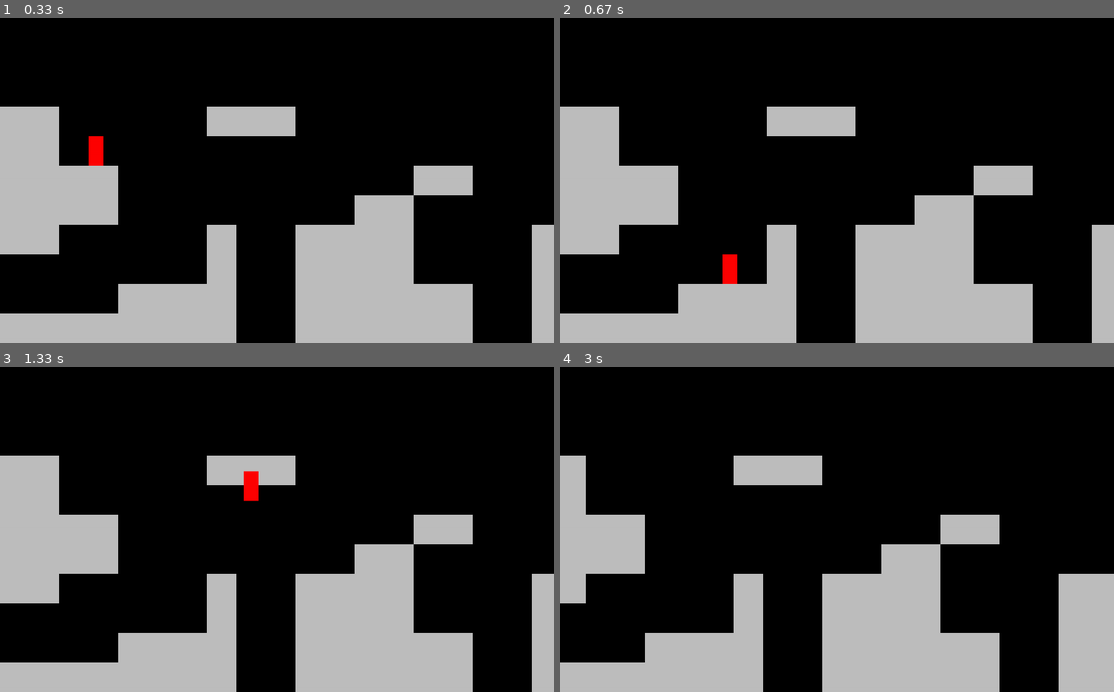
Above: before the commit, frames 1-4 (two rows, left to right).
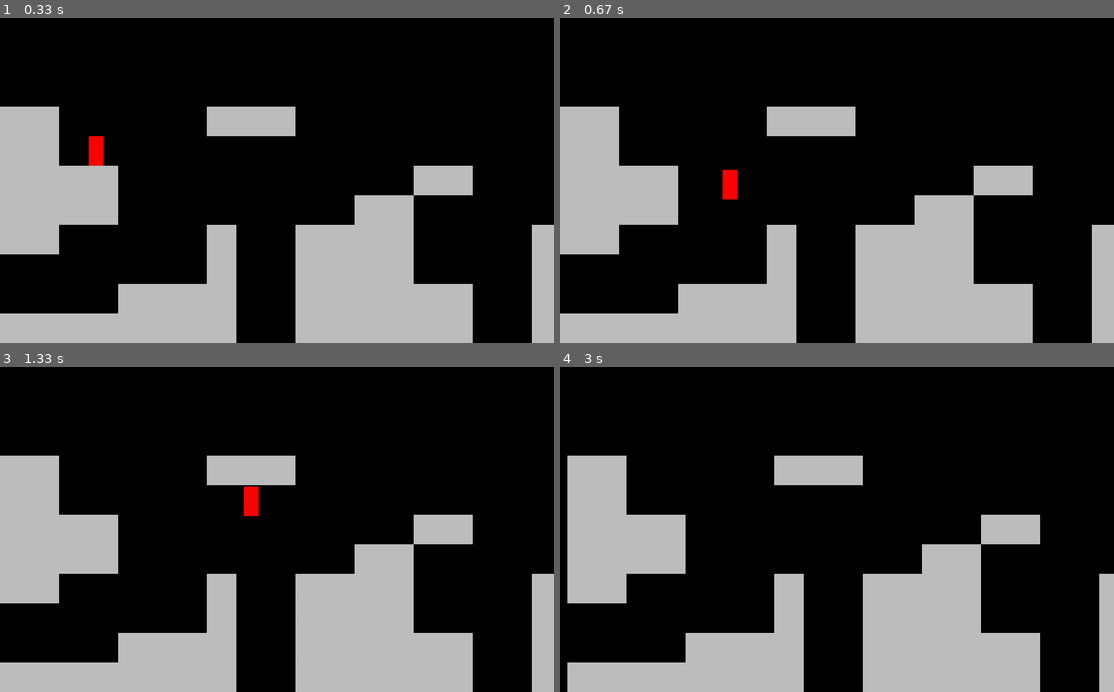
Above: after the commit, the same moments.

Repository: miroslavsavel/SuperMirioBros
Game: pygame game, started from main.py
Two runs of this game, one before a commit and one after it. Both use one fixed random seed, a clock stepped at 60 frames per second and the inputs below.
Inputs:
- Up to frame 1 (0.33 s): no input
- Up to frame 2 (0.67 s): hold Right from 0.33 s (still down)
- Up to frame 3 (1.33 s): release Right at 0.8 s; hold Right 0.83-1.3 s; tap Space at 0.9, 1.2 s
- Up to frame 4 (3 s): hold Left 1.33-1.87 s; tap Space at 1.4, 1.7, 1.97, 2.27, 2.4, 2.7 s; hold Right 1.9-2.3 s; hold Right 2.33-2.97 s

Frame 1 is identical in both runs. In frame 2, 0.5% of the frame differs, in the area x 29-32%, y 46-82%; in frame 3, 0.3%; in frame 4, 20%, in the area x 0-98%, y 27-100%.

Commit message:
fixed bug jumping through tiles

Diff:
--- a/level.py
+++ b/level.py
@@ -64,8 +64,10 @@
                 # figure out if player moving up
                 if player.direction.y > 0: # we are moving up
                     player.rect.bottom = sprite.rect.top
-                elif player.direction.y > 0:    #player if moving down
+                    player.direction.y = 0
+                elif player.direction.y < 0:    #player if moving down
                     player.rect.top = sprite.rect.bottom
+                    player.direction.y = 0
 
 
     def run(self):
